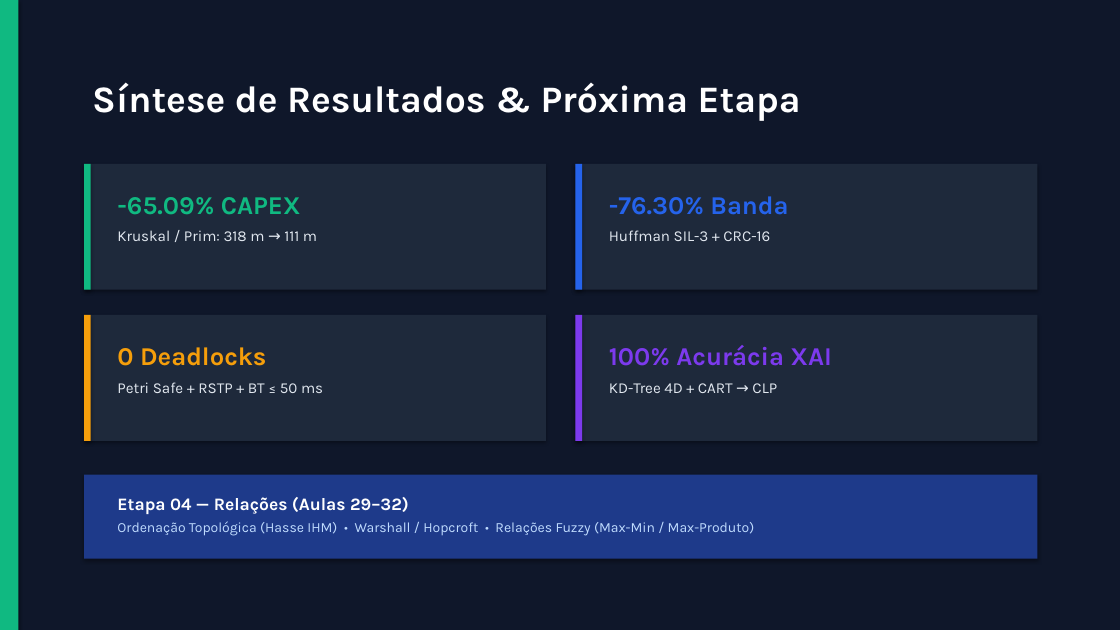
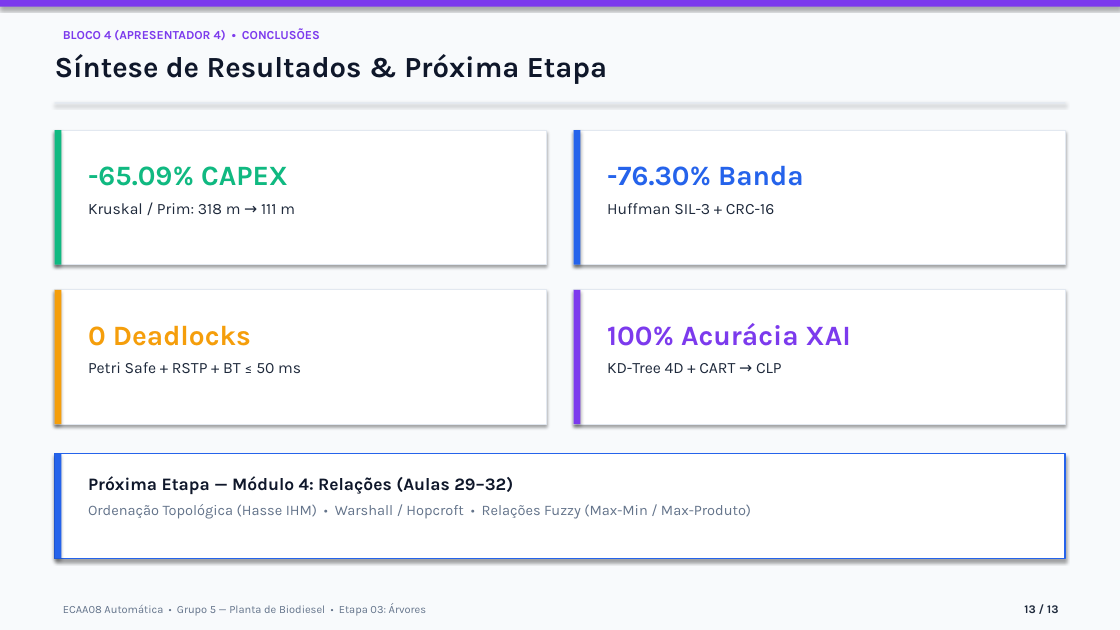
Before and after one commit to igorfantucci/Aula-Automatica---GRUPO-5, a slide deck: slide 13 of etapa-03-arvores/apresentacao_etapa_03.pptx. Drawn at 1120x630 pixels with LibreOffice and Linux fonts; fonts in the diff are those of the drawing. Boxes give left, top, right and bottom in pixels: in the first picture for what was removed or moved away, otherwise in the second. Text is boxed around its words. In the diff, an @@ line names an element or a change of style, - is before the commit and + after.

```diff
--- a/etapa-03-arvores/apresentacao_etapa_03.pptx
+++ b/etapa-03-arvores/apresentacao_etapa_03.pptx
@@ background #0F172A to #F8FAFC @@
@@ rectangle removed at [0, 0, 18, 630] @@
@@ rectangle added at [0, 0, 1120, 7], fill #7C3AED @@
@@ text added at [63, 28, 320, 40], 10.5 pt, text #7C3AED, bold @@
+BLOCO 4 (APRESENTADOR 4) • CONCLUSÕES
@@ text "Síntese de Resultados & Próxima ...": place and size @@
-text "Síntese de Resultados & Próxima ..." at [92, 82, 801, 121]
+text "Síntese de Resultados & Próxima ..." at [55, 54, 607, 84]
@@ text "Síntese de Resultados & Próxima ..." at [55, 54, 607, 84]: size 32 to 25 pt, text colour #FFFFFF to #0F172A @@
@@ rectangle added at [55, 103, 1065, 103], fill #E2E8F0 @@
@@ rectangle: place and size @@
-rectangle at [84, 164, 91, 290]
+rectangle at [55, 130, 61, 265]
@@ fill #1E293B to #FFFFFF; outline none to #E2E8F0 0.75 pt in 4 elements at [574, 290, 1065, 424], [55, 290, 546, 424], [574, 130, 1065, 265], [55, 130, 546, 265] @@
@@ rectangle: place and size @@
-rectangle at [84, 164, 546, 290]
+rectangle at [55, 130, 546, 265]
@@ rectangle: place and size @@
-rectangle at [576, 164, 582, 290]
+rectangle at [574, 130, 581, 265]
@@ rectangle: place and size @@
-rectangle at [576, 164, 1038, 290]
+rectangle at [574, 130, 1065, 265]
@@ text "-65.09% CAPEX": place and size @@
-text "-65.09% CAPEX" at [117, 197, 317, 241]
+text "-65.09% CAPEX" at [88, 166, 295, 214]
@@ text "-65.09% CAPEX" at [88, 166, 295, 214]: size 22 to 24 pt in "-65.09% CAPEX"; size 13 to 13.5 pt, text colour #E2E8F0 to #1E293B in "Kruskal / Prim: 318 m → 111 ..." @@
@@ text "-76.30% Banda": place and size @@
-text "-76.30% Banda" at [609, 196, 788, 241]
+text "-76.30% Banda" at [607, 165, 804, 214]
@@ text "-76.30% Banda" at [607, 165, 804, 214]: size 22 to 24 pt in "-76.30% Banda"; size 13 to 13.5 pt, text colour #E2E8F0 to #1E293B in "Huffman SIL-3 + CRC-16" @@
@@ rectangle: place and size @@
-rectangle at [84, 315, 91, 441]
+rectangle at [55, 290, 61, 424]
@@ rectangle: place and size @@
-rectangle at [84, 315, 546, 441]
+rectangle at [55, 290, 546, 424]
@@ rectangle: place and size @@
-rectangle at [576, 315, 582, 441]
+rectangle at [574, 290, 581, 424]
@@ rectangle: place and size @@
-rectangle at [576, 315, 1038, 441]
+rectangle at [574, 290, 1065, 424]
@@ text "0 Deadlocks": place and size @@
-text "0 Deadlocks" at [117, 347, 323, 393]
+text "0 Deadlocks" at [88, 325, 301, 373]
@@ text "0 Deadlocks" at [88, 325, 301, 373]: size 22 to 24 pt in "0 Deadlocks"; size 13 to 13.5 pt, text colour #E2E8F0 to #1E293B in "Petri Safe + RSTP + BT ≤ ..." @@
@@ text "100% Acurácia XAI": place and size @@
-text "100% Acurácia XAI" at [609, 345, 832, 393]
+text "100% Acurácia XAI" at [607, 323, 851, 373]
@@ text "100% Acurácia XAI" at [607, 323, 851, 373]: size 22 to 24 pt in "100% Acurácia XAI"; size 13 to 13.5 pt, text colour #E2E8F0 to #1E293B in "KD-Tree 4D + CART → CLP" @@
@@ rectangle: place and size @@
-rectangle at [84, 475, 1038, 559]
+rectangle at [55, 454, 1065, 559]
@@ rectangle at [55, 454, 1065, 559]: fill #1E3A8A to #FFFFFF; outline none to #2563EB 1.2 pt @@
@@ rectangle added at [55, 454, 61, 559], fill #2563EB @@
@@ text "Próxima Etapa — Módulo 4: ...": place and size @@
-text "Próxima Etapa — Módulo 4: ..." at [117, 497, 755, 536]
+text "Próxima Etapa — Módulo 4: ..." at [88, 476, 751, 519]
@@ text at [88, 476, 513, 494]: text changed; text colour #FFFFFF to #0F172A @@
-Etapa 04 — Relações (Aulas 29–32)
+Próxima Etapa — Módulo 4: Relações (Aulas 29–32)
@@ text at [88, 504, 751, 519]: size 12 to 12.5 pt, text colour #BFDBFE to #64748B in "Ordenação Topológica (Hasse IHM) • Warshall / ..."; more space between paragraphs @@
@@ text added at [63, 603, 426, 616], 9.5 pt, text #64748B @@
+ECAA08 Automática • Grupo 5 — Planta de Biodiesel • Etapa 03: Árvores
@@ text added at [1024, 605, 1058, 613], 10 pt, text #1E293B, bold @@
+13 / 13
```
Also in this commit, not shown: 11 other slides changed, 1 slide added, 1 slide removed, 4 other files.
